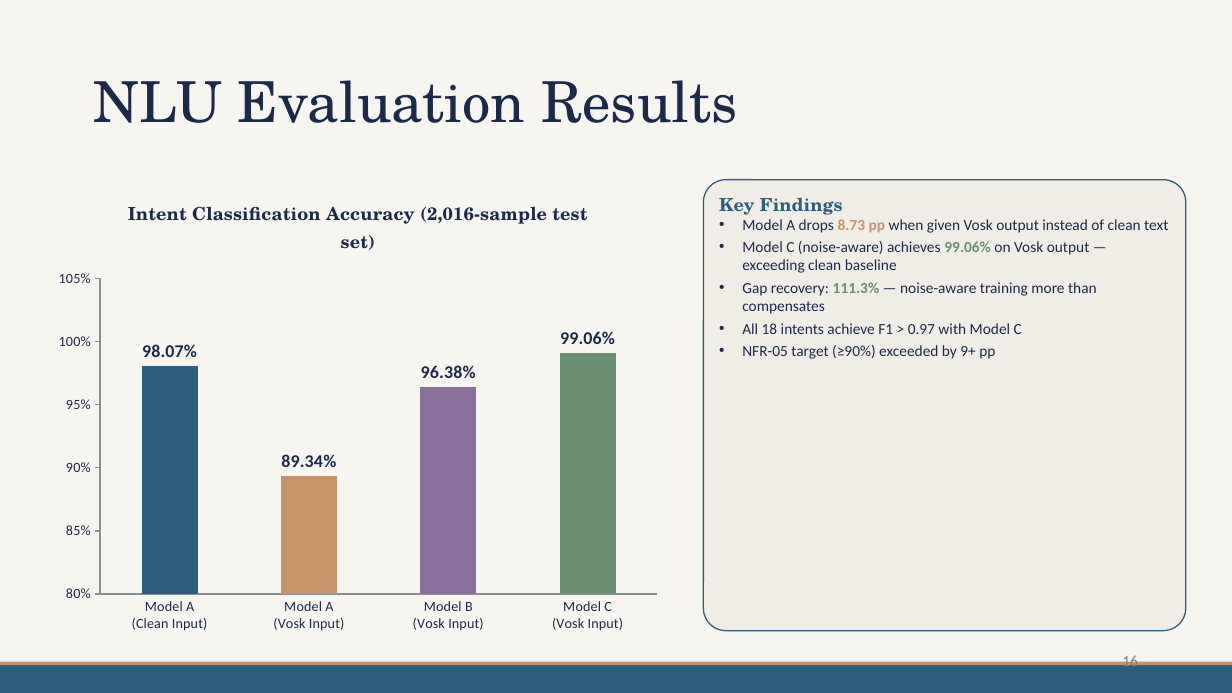
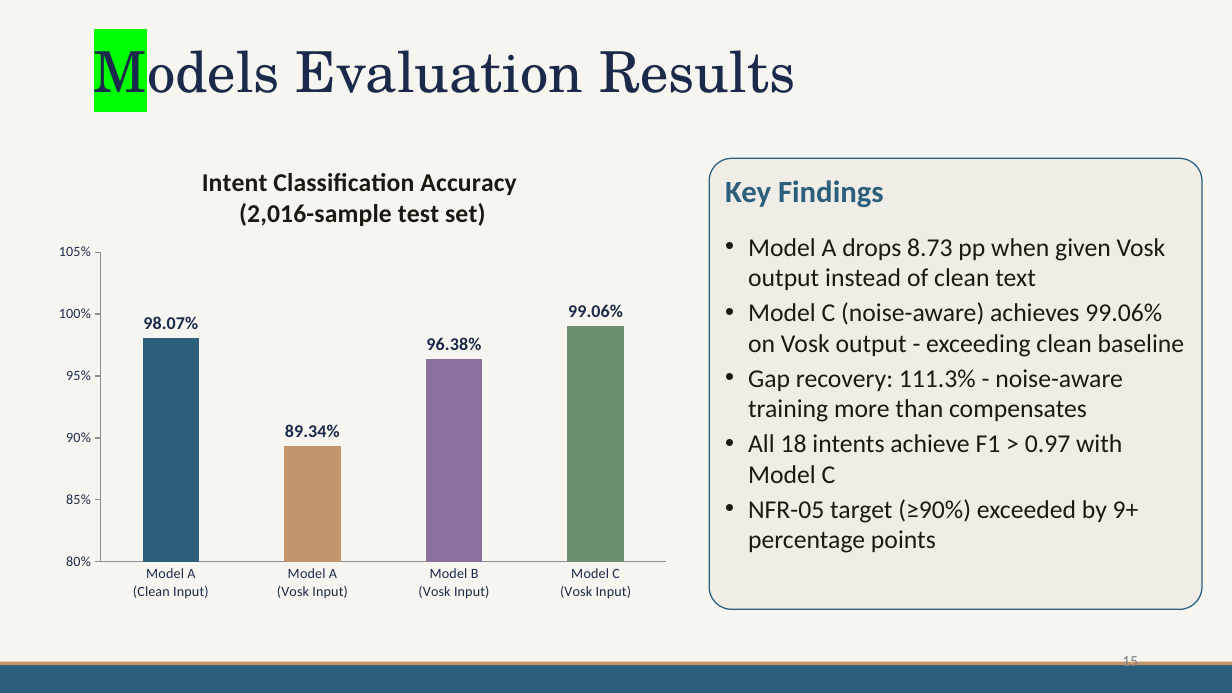
Before and after one commit to mdpw/msc-research, a slide deck: slide 15 of documents/Viva Presentation.pptx (slide 16 before the commit). Drawn at 1232x693 pixels with LibreOffice and Linux fonts; fonts in the diff are those of the drawing. Boxes give left, top, right and bottom in pixels: in the first picture for what was removed or moved away, otherwise in the second. Text is boxed around its words. In the diff, an @@ line names an element or a change of style, - is before the commit and + after.

```diff
--- a/documents/Viva Presentation.pptx
+++ b/documents/Viva Presentation.pptx
@@ title at (x1=94, y1=37, x2=795, y2=110): text changed @@
-NLU Evaluation Results
+Models Evaluation Results
@@ column chart at (x1=46, y1=147, x2=679, y2=609) @@
@@ title "Intent Classification Accuracy (2,016-sample test set)" to "Intent Classification Accuracy  (2,016-sample test set)" @@
@@ column chart resized from (x1=46, y1=179, x2=670, y2=641) to (x1=46, y1=147, x2=679, y2=609) @@
@@ rounded rectangle "Key Findings" resized from (x1=703, y1=179, x2=1186, y2=630) to (x1=709, y1=158, x2=1202, y2=609) @@
@@ text in rounded rectangle at (x1=725, y1=180, x2=1166, y2=483): size 14 to 24 pt, font TeX Gyre Schola to Calibri in "Key Findings"; size 12 to 20 pt in "Model A drops 8.73 pp when given ...", "All 18 intents achieve F1 > 0.97 ..."; text colour #1B2A4A to #1C1912 in "Model A drops when given Vosk output ...", "All 18 intents achieve F1 > 0.97 ..."; text colour #C4956A to #1C1912, bold off in "8.73 pp" @@
@@ text in rounded rectangle at (x1=748, y1=302, x2=1185, y2=422): text changed; size 12 to 20 pt; text colour #1B2A4A to #1C1912 @@
-• Model C (noise-aware) achieves 99.06% on Vosk output — exceeding clean baseline
-• Gap recovery: 111.3% — noise-aware training more than compensates
+• Model C (noise-aware) achieves 99.06% on Vosk output - exceeding clean baseline
+• Gap recovery: 111.3% - noise-aware training more than compensates
@@ text in rounded rectangle at (x1=748, y1=499, x2=1139, y2=553): text changed; size 12 to 20 pt; text colour #1B2A4A to #1C1912 @@
-• NFR-05 target (≥90%) exceeded by 9+ pp
+• NFR-05 target (≥90%) exceeded by 9+ percentage points
@@ page number at (x1=1122, y1=653, x2=1138, y2=671): text changed @@
-16
+15
```
Also in this commit, not shown: 17 other slides changed, 2 slides added, 2 slides removed.
